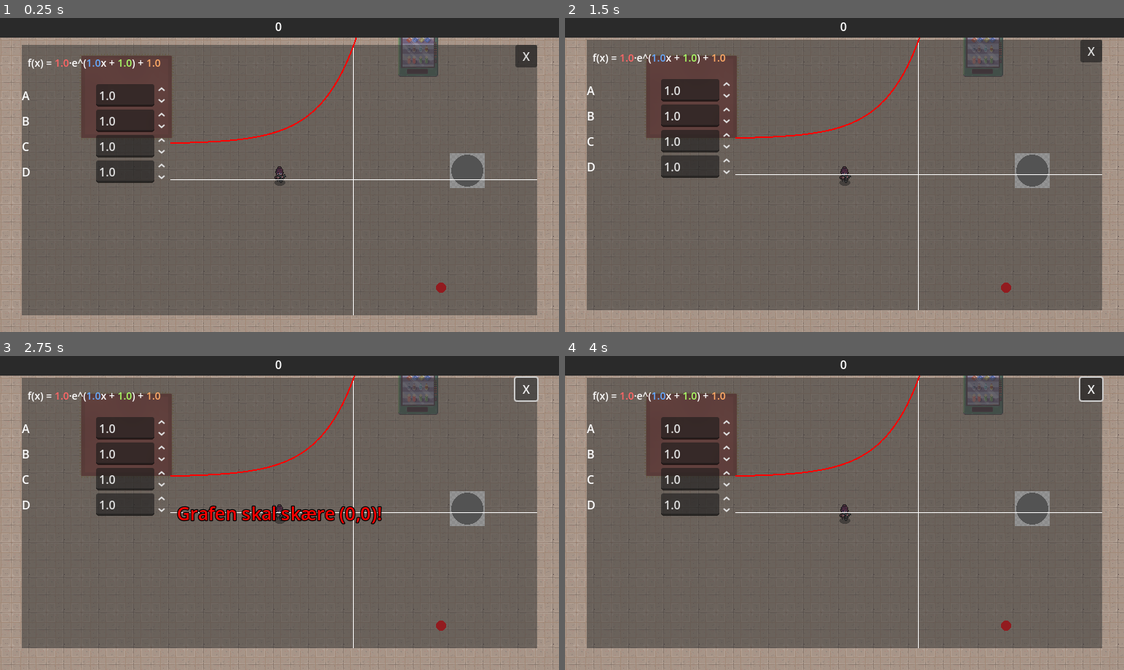
Above: before the commit, frames 1-4 (two rows, left to right).
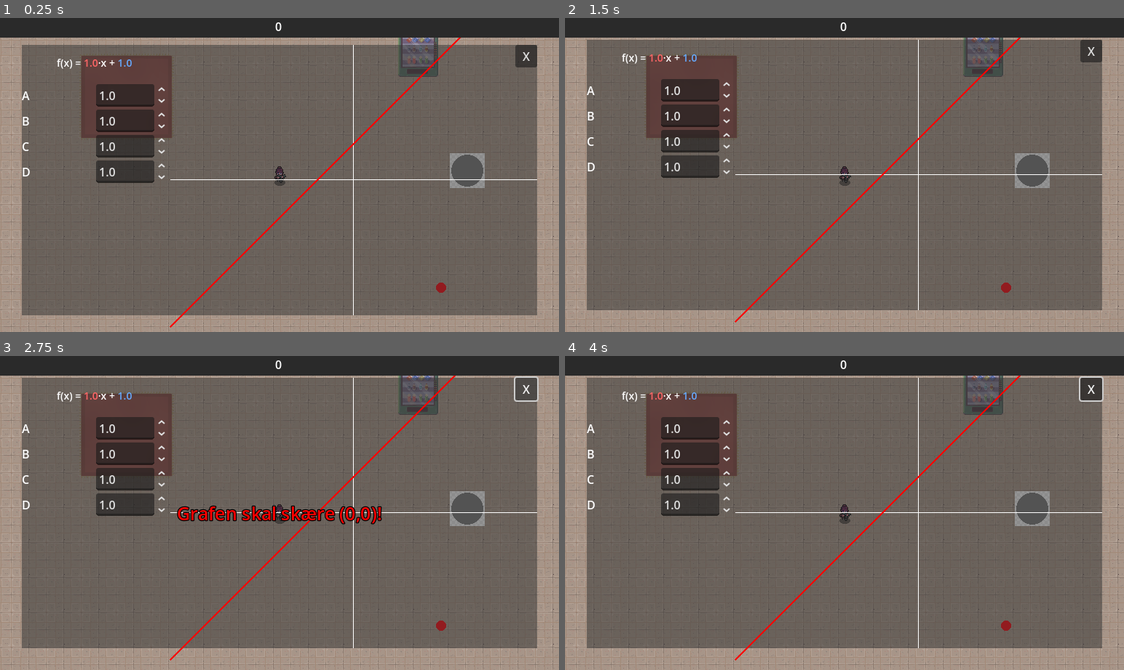
Above: after the commit, the same moments.

Repository: Sylvvs/CoopPuzzle
Game: Godot game, scene res://scenes/logic/scene_handler.tscn
The game is run twice, just before and just after one commit, with the same random seed, the same clock (stepped at 60 frames per second) and the same inputs. The engine's default icon, where the game draws it, is replaced by a stand-in: a white triangle on a blue panel in a dark square.
Inputs (mouse positions are in pixels of both pictures, inside the frame that each line leads up to):
- Up to frame 1 (0.25 s): no input
- Up to frame 2 (1.5 s): move the mouse to (967, 159) at 0.52 s; hold D (right) 0.53-1.28 s; click (967, 159) at 0.6 s; tap Enter at 1.25 s; move the mouse to (732, 190) at 1.27 s; hold S (down) from 1.28 s (still down); tap E (interact) at 1.35 s
- Up to frame 3 (2.75 s): release S (down) at 2 s; click "X" at 2 s
- Up to frame 4 (4 s): move the mouse to (900, 443) at 2.77 s; hold D (right) 2.78-3.53 s; click (900, 443) at 2.85 s; move the mouse to (816, 575) at 3.52 s; hold W (up) from 3.53 s (still down); tap E (interact) at 3.6 s

The runs differ from the first frame. In frame 1, 0.8% of the frame differs, in the area x 4-83%, y 6-99%; in frame 2, 0.8%; in frame 3, 0.8%; in frame 4, 0.8%.

Commit message:
every 5th level breaks the time continium

Diff:
--- a/scenes/player.gd
+++ b/scenes/player.gd
@@ -72,7 +72,7 @@
 	tween.play()
 	levelPanel.visible = true
 	if level % 5 == 0:
-		pass # make the graph editor visible type shit
+		graph.load_graph("Quadratic", {"A": 1, "B": 0, "C": 1})
 	else:
 		var options = 0
 		var optionsmax = 3
--- a/scenes/player.tscn
+++ b/scenes/player.tscn
@@ -717,5 +717,6 @@
 
 [node name="GraphEditingWindow" parent="CanvasLayer" instance=ExtResource("22_a38lo")]
 visible = false
+mouse_filter = 0
 
 [connection signal="area_entered" from="Area2D" to="." method="_on_area_2d_area_entered"]
--- a/scripts/graph_editing_window.gd
+++ b/scripts/graph_editing_window.gd
@@ -24,9 +24,11 @@
 	get_tree().paused = true;
 	close_button.pressed.connect(_close)
 	_show_popup()
-	load_graph("Exponential", {"A": 1, "B": 1, "C": 1, "D": 1})
+	load_graph("Linear", {"A": 1, "B": 1, "C": 1, "D": 1})
 
 func load_graph(graph_type: String, params: Dictionary):
+	visible = true;
+	get_tree().paused = true;
 	current_graph_type = graph_type
 	current_params = params.duplicate()
 
@@ -93,14 +95,17 @@
 	match current_graph_type:
 		"Sine":
 			preview.set_function(func(x): return A * sin(B*x + C) + D)
-		"Quadratic":
-			preview.set_function(func(x): return A*(x-C)*(x-C) + D)
-		"Exponential":
-			preview.set_function(func(x): return A * exp(B*x + C) + D)
 		"Linear":
 			preview.set_function(func(x): return A*x + B)
+		"Quadratic":
+			preview.set_function(func(x): return A*x*x + B*x + C)
+		"Exponential":
+			preview.set_function(func(x): return pow(A, x) * B)
+		"Potential":
+			preview.set_function(func(x): return pow(x, A) * B)
 		_:
 			preview.set_function(func(x): return 0)
+
 
 func _graph_is_centered(tolerance := 0.5) -> bool:
 	var y = 0.0
@@ -109,53 +114,36 @@
 	match current_graph_type:
 		"Sine":
 			f = func(x): return current_params["A"] * sin(current_params["B"] * x + current_params["C"]) + current_params["D"]
-		"Quadratic":
-			f = func(x): return current_params["A"] * (x - current_params["C"])**2 + current_params["D"]
-		"Exponential":
-			f = func(x): return current_params["A"] * exp(current_params["B"] * x + current_params["C"]) + current_params["D"]
 		"Linear":
 			f = func(x): return current_params["A"] * x + current_params["B"]
+		"Quadratic":
+			f = func(x): return current_params["A"] * x*x + current_params["B"] * x + current_params["C"]
+		"Exponential":
+			f = func(x): return pow(current_params["A"], x) * current_params["B"]
+		"Potential":
+			f = func(x): return pow(x, current_params["A"]) * current_params["B"]
 
 	if f == null:
 		return true
 
 	y = f.call(0.0)
+	return abs(y) <= tolerance
 
-	return abs(y) <= tolerance
 
 func _get_function_string() -> String:
 	var p = current_params
 
 	match current_graph_type:
 		"Linear":
-			return "f(x) = %s·x + %s" % [
-				_c(p["A"], COL_A),
-				_c(p["B"], COL_B)
-			]
-
+			return "f(x) = %s·x + %s" % [_c(p["A"], COL_A), _c(p["B"], COL_B)]
 		"Quadratic":
-			return "f(x) = %s(x - %s)² + %s" % [
-				_c(p["A"], COL_A),
-				_c(p["C"], COL_C),
-				_c(p["D"], COL_D)
-			]
-
+			return "f(x) = %s·x² + %s·x + %s" % [_c(p["A"], COL_A), _c(p["B"], COL_B), _c(p["C"], COL_C)]
 		"Sine":
-			return "f(x) = %s·sin(%sx + %s) + %s" % [
-				_c(p["A"], COL_A),
-				_c(p["B"], COL_B),
-				_c(p["C"], COL_C),
-				_c(p["D"], COL_D)
-			]
-
+			return "f(x) = %s·sin(%sx + %s) + %s" % [_c(p["A"], COL_A), _c(p["B"], COL_B), _c(p["C"], COL_C), _c(p["D"], COL_D)]
 		"Exponential":
-			return "f(x) = %s·e^(%sx + %s) + %s" % [
-				_c(p["A"], COL_A),
-				_c(p["B"], COL_B),
-				_c(p["C"], COL_C),
-				_c(p["D"], COL_D)
-			]
-
+			return "f(x) = (%s^x)·%s" % [_c(p["A"], COL_A), _c(p["B"], COL_B)]
+		"Potential":
+			return "f(x) = (x^%s)·%s" % [_c(p["A"], COL_A), _c(p["B"], COL_B)]
 		_:
 			return "f(x) = ?"
 
